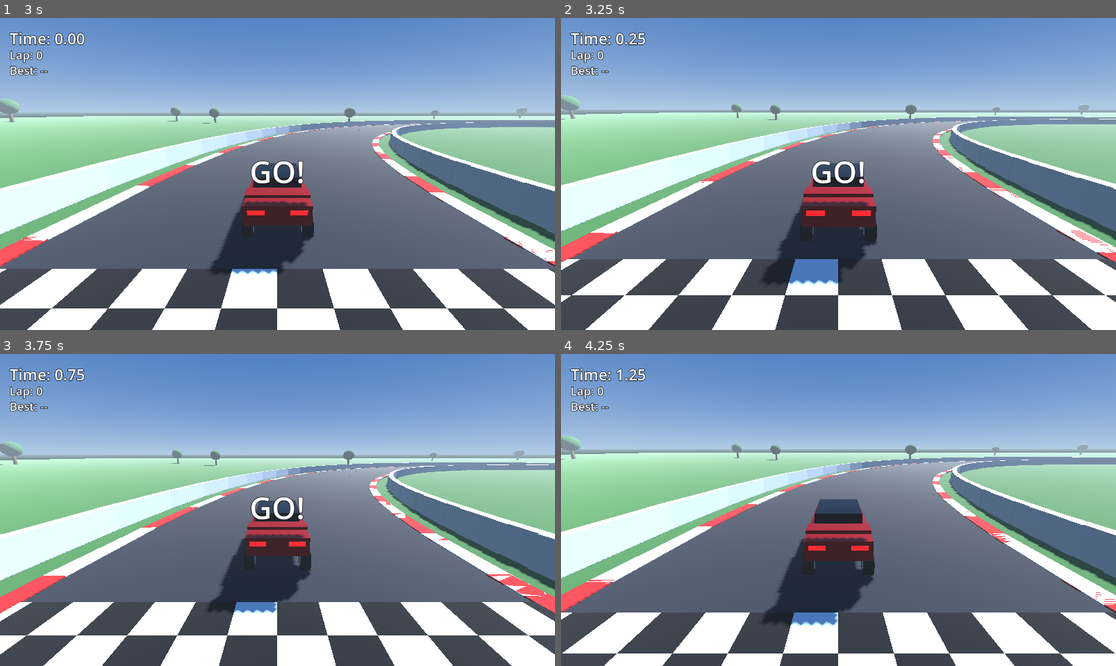
Above: before the commit, frames 1-4 (two rows, left to right).
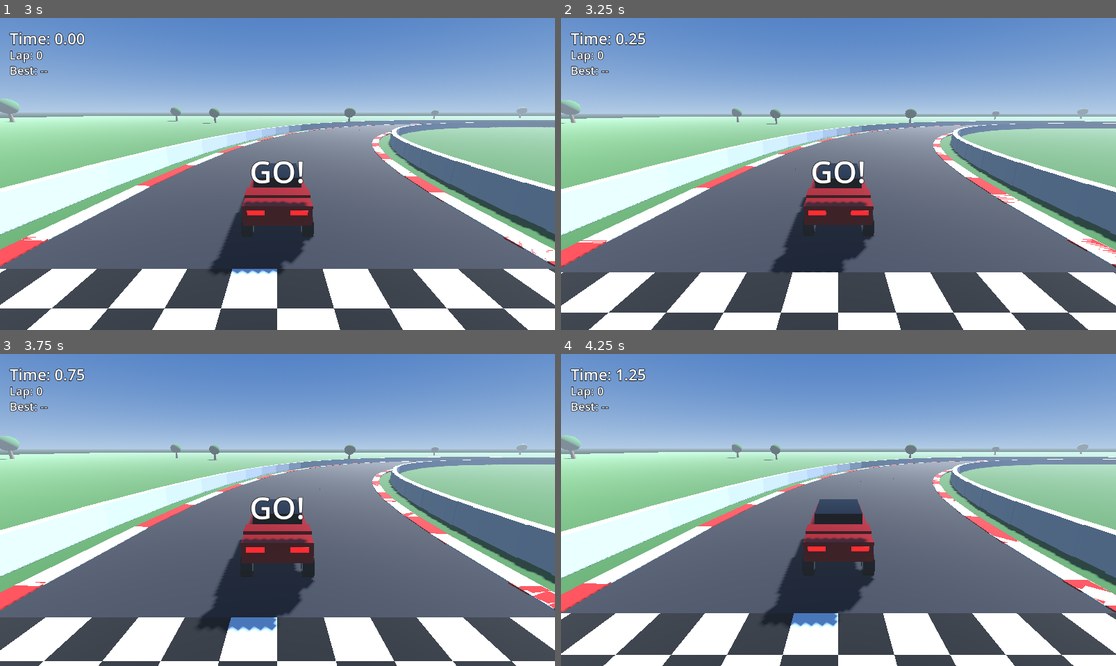
Above: after the commit, the same moments.

Repository: avtandili-babilodze/race_wheel
Game: Godot game, scene res://scenes/main.tscn
Same seed, same stepped clock (60 frames per second), same inputs: the game is played once before the commit and once after it.
Inputs:
- Up to frame 1 (3 s): hold D 0.53-1.28 s; hold R 0.53-1.28 s; hold S 1.28-2.03 s; tap R at 1.35, 2.85 s; hold D 2.03-2.78 s; hold R 2.03-2.78 s; hold W from 2.78 s (still down)
- Up to frame 2 (3.25 s): keep holding W
- Up to frame 3 (3.75 s): release W at 3.53 s; hold A from 3.53 s (still down); hold R from 3.53 s (still down)
- Up to frame 4 (4.25 s): keep holding A; keep holding R

Frame 1 is identical in both runs. In frame 2, 20% of the frame differs, in the area x 0-100%, y 24-100%; in frame 3, 26%, in the area x 0-100%, y 26-100%; in frame 4, 2.3%.

Commit message:
fixed movement

Diff:
--- a/scripts/car.gd
+++ b/scripts/car.gd
@@ -1,9 +1,13 @@
 class_name Car
 extends VehicleBody3D
 
-@export var engine_force_max := 4500.0
+# Godot applies engine_force to every traction wheel, so effective thrust
+# is 4x these values.
+@export var engine_force_max := 1400.0
 @export var brake_force := 60.0
-@export var reverse_force := 2500.0
+@export var reverse_force := 700.0
+@export var top_speed := 38.0
+@export var top_speed_reverse := 8.0
 @export var steer_max_degrees := 32.0
 @export var steer_speed := 4.0
 
@@ -130,10 +134,14 @@
 		# behaves like acceleration per metre of compression (~m/s^2 / m).
 		wheel.suspension_stiffness = 55.0
 		wheel.suspension_max_force = 15000.0
-		wheel.wheel_friction_slip = 3.0
 		wheel.use_as_traction = true
 		if key.begins_with("f"):
 			wheel.use_as_steering = true
+			wheel.wheel_friction_slip = 5.5
+		else:
+			# Slightly grippier rear keeps the tail planted (mild understeer
+			# is more forgiving than snap oversteer).
+			wheel.wheel_friction_slip = 6.0
 		add_child(wheel)
 
 		var tire := MeshInstance3D.new()
@@ -187,7 +195,11 @@
 		steer_dir += 1.0
 	if Input.is_physical_key_pressed(KEY_D) or Input.is_physical_key_pressed(KEY_RIGHT):
 		steer_dir -= 1.0
-	var target_steer := steer_dir * deg_to_rad(steer_max_degrees)
+	# Tighten the steering range as speed rises: full lock when parked,
+	# ~35% of it at highway speed, so the car doesn't spin out.
+	var speed := linear_velocity.length()
+	var steer_scale: float = clamp(1.0 - speed / 35.0, 0.35, 1.0)
+	var target_steer := steer_dir * deg_to_rad(steer_max_degrees) * steer_scale
 	steering = move_toward(steering, target_steer, steer_speed * delta)
 
 	var throttle := 0.0
@@ -195,15 +207,18 @@
 		throttle = 1.0
 	var braking := Input.is_physical_key_pressed(KEY_S) or Input.is_physical_key_pressed(KEY_DOWN)
 
+	# Positive engine_force pushes toward the body's +Z; the nose faces -Z,
+	# so forward needs a negative force.
 	var forward_speed := linear_velocity.dot(-global_transform.basis.z)
 	if braking and forward_speed > 0.5:
 		engine_force = 0.0
 		brake = brake_force
 	elif braking:
-		engine_force = -reverse_force
+		engine_force = reverse_force if forward_speed > -top_speed_reverse else 0.0
 		brake = 0.0
 	else:
-		engine_force = throttle * engine_force_max
+		var cutoff := 0.0 if forward_speed > top_speed else 1.0
+		engine_force = -throttle * engine_force_max * cutoff
 		brake = 0.0
 
 	if Input.is_physical_key_pressed(KEY_R):
